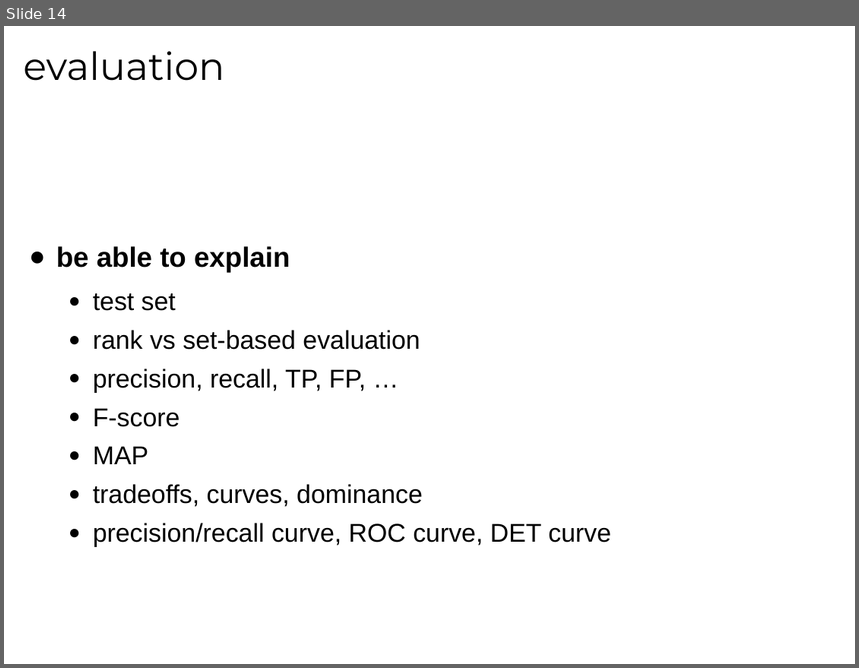
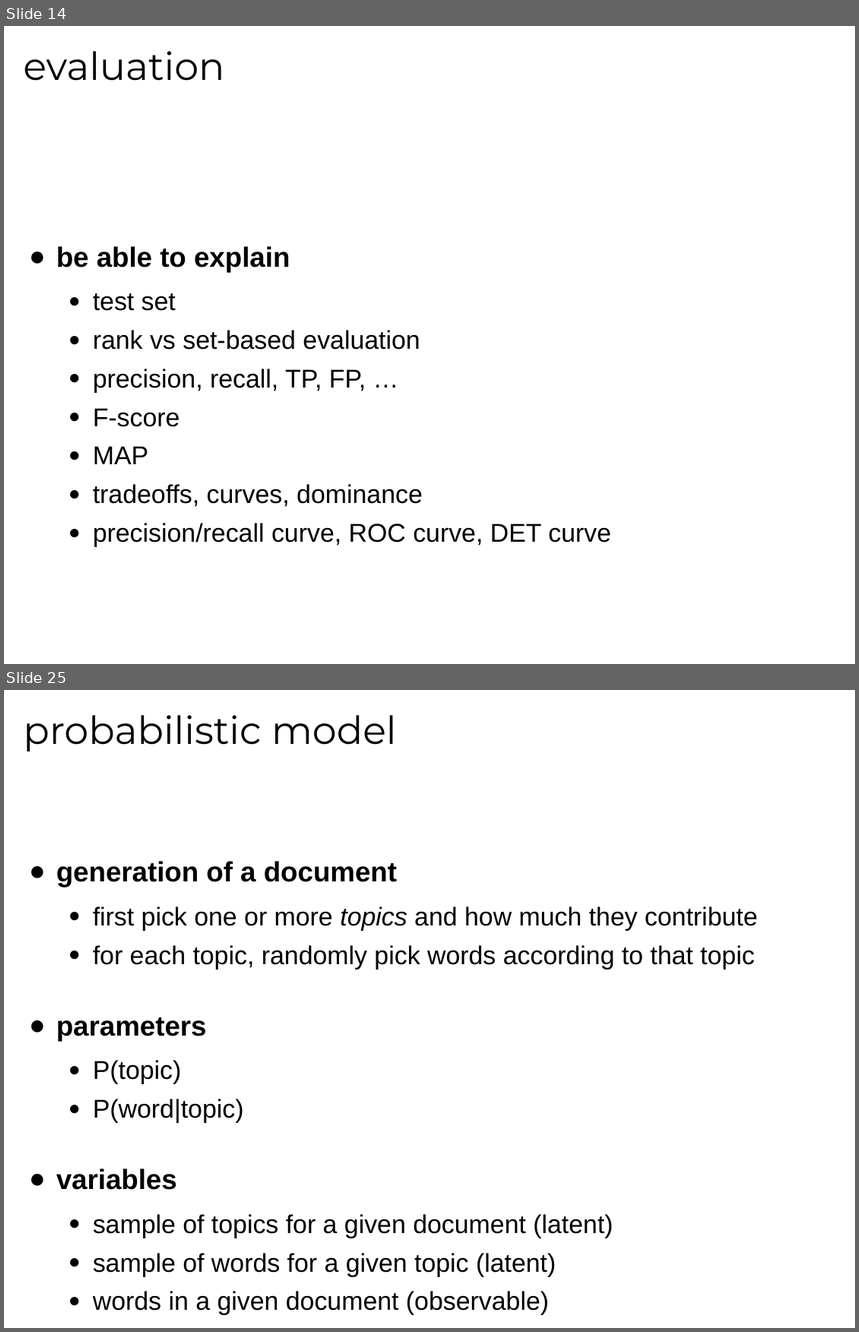
Before and after one commit to tmbdev-teaching/teaching-mmir, a slide deck: 01-ir.odp. Shown one above the other, each under a label of ours: slide 14 before the commit, slides 14 and 25 after it; the slides between them are not shown. The pictures are 859x668 and 859x1332 pixels, drawn with LibreOffice and Linux fonts; fonts in the diff are those of the drawing. Boxes give left, top, right and bottom in pixels: in the first picture for what was removed or moved away, otherwise in the second. Text is boxed around its words. In the diff, an @@ line names an element or a change of style, - is before the commit and + after.

```diff
--- a/01-ir.odp
+++ b/01-ir.odp
@@ slide 25 added at (4, 690, 855, 1328), background #FFFFFF @@
@@ title added at (23, 715, 397, 752), 36 pt, text #000000 @@
+probabilistic model
@@ text added at (56, 861, 758, 1315), 24 pt, text #000000 @@
+● generation of a document
+  ● first pick one or more topics and how much they contribute
+  ● for each topic, randomly pick words according to that topic
+● parameters
+  ● P(topic)
+  ● P(word|topic)
+● variables
+  ● sample of topics for a given document (latent)
+  ● sample of words for a given topic (latent)
+  ● words in a given document (observable)
```
Also in this commit, not shown: 11 other slides added.
